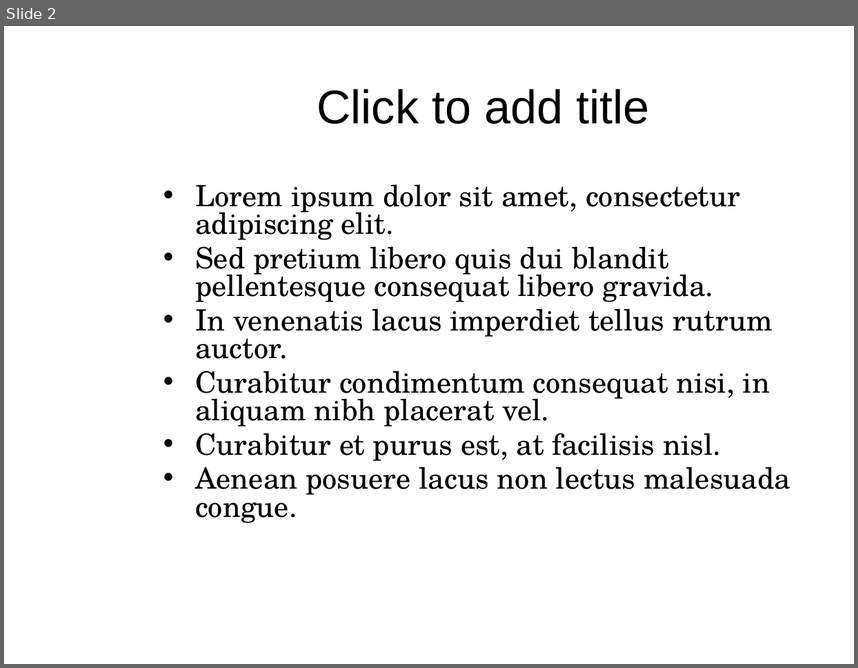
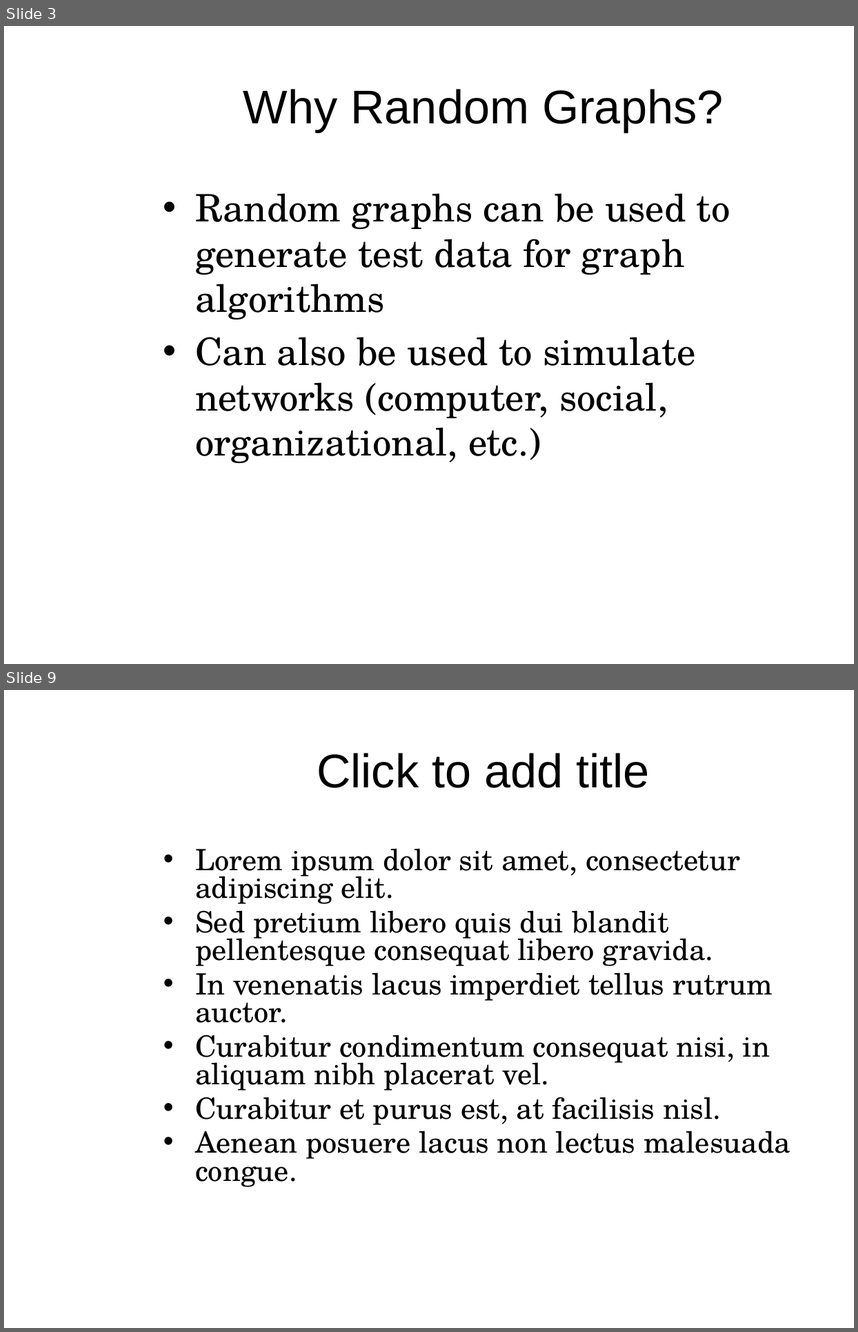
Before and after one commit to mam446/GraphEvo, a slide deck: documents/PopeMartinGraphTheoryPresentation.pptx. Shown one above the other, each under a label of ours: slide 2 before the commit, slides 3 and 9 after it; the slides between them are not shown. The pictures are 858x668 and 858x1332 pixels, drawn with LibreOffice and Linux fonts; fonts in the diff are those of the drawing; background and template pictures are left out. Boxes give left, top, right and bottom in pixels: in the first picture for what was removed or moved away, otherwise in the second. Text is boxed around its words. In the diff, an @@ line names an element or a change of style, - is before the commit and + after.

Commit message:
Motivation-ish slides and random graph background slides.

```diff
--- a/documents/PopeMartinGraphTheoryPresentation.pptx
+++ b/documents/PopeMartinGraphTheoryPresentation.pptx
@@ slide 3 added at [4, 26, 854, 664], background picture (left out) @@
@@ title added at [243, 89, 723, 132], 40 pt, text #000000 @@
+Why Random Graphs?
@@ text added at [195, 193, 731, 463], 32 pt, text #000000 @@
+• Random graphs can be used to generate test data for graph algorithms
+• Can also be used to simulate networks (computer, social, organizational, etc.)
@@ page number added at [595, 630, 811, 664], 12 pt, text #FFFFFF @@
+3
@@ what was slide 2 is now slide 9 @@
```
Also in this commit, not shown: 9 other slides added, 1 slide removed.
